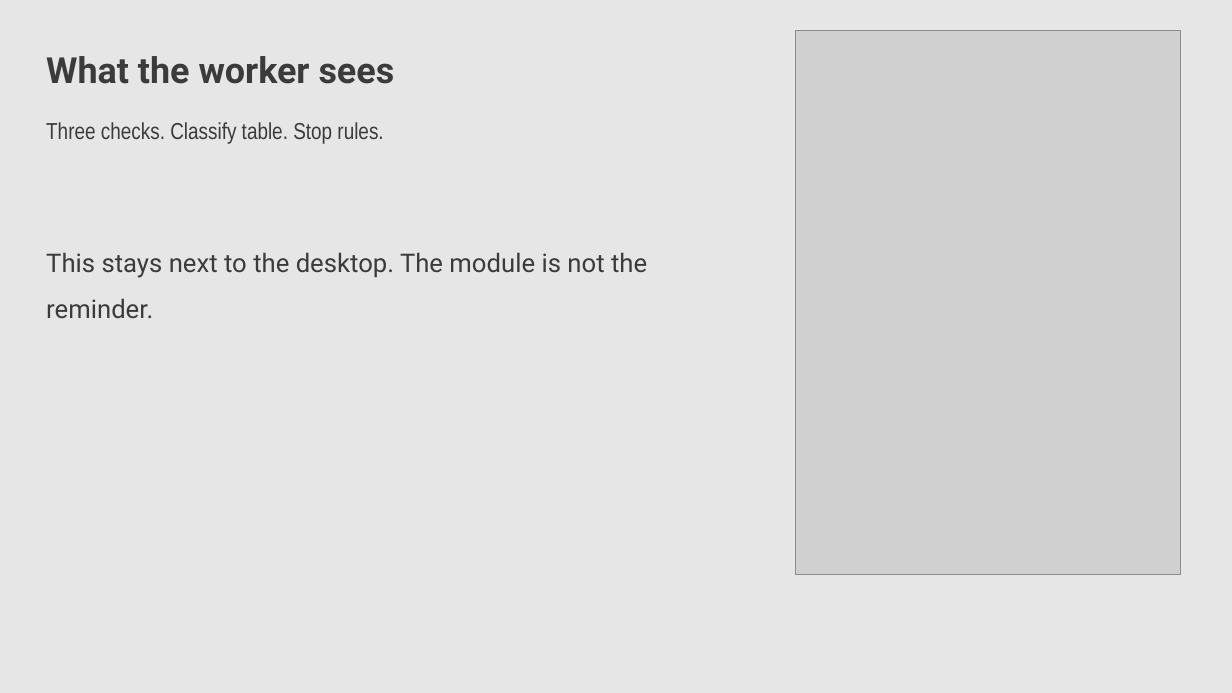
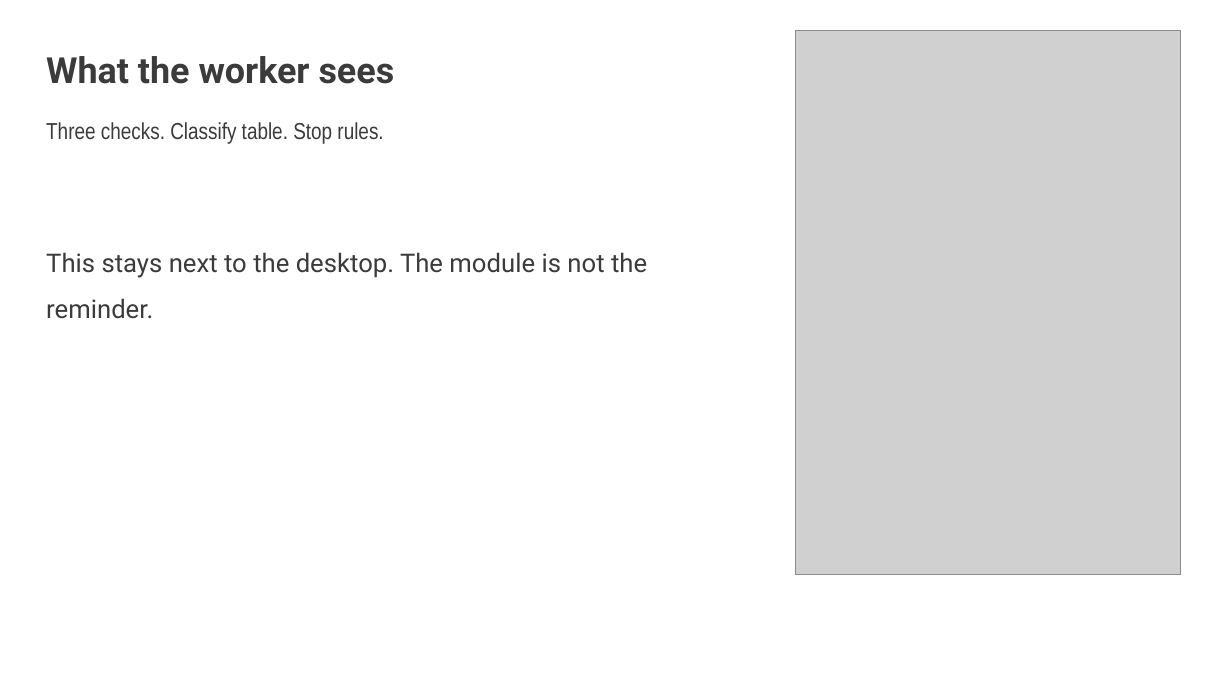
Before and after one commit to KeithByne/keith-byne-portfolio, a slide deck: slide 6 of portfolio/job-aid-safe-ai/before-you-paste.pptx. Drawn at 1232x693 pixels with LibreOffice and Linux fonts; fonts in the diff are those of the drawing; grey boxes stand for pictures. Boxes give left, top, right and bottom in pixels: in the first picture for what was removed or moved away, otherwise in the second. Text is boxed around its words. In the diff, an @@ line names an element or a change of style, - is before the commit and + after.

```diff
--- a/portfolio/job-aid-safe-ai/before-you-paste.pptx
+++ b/portfolio/job-aid-safe-ai/before-you-paste.pptx
@@ background #E6E6E6 to #FFFFFF @@
```
Also in this commit, not shown: 4 other files.
